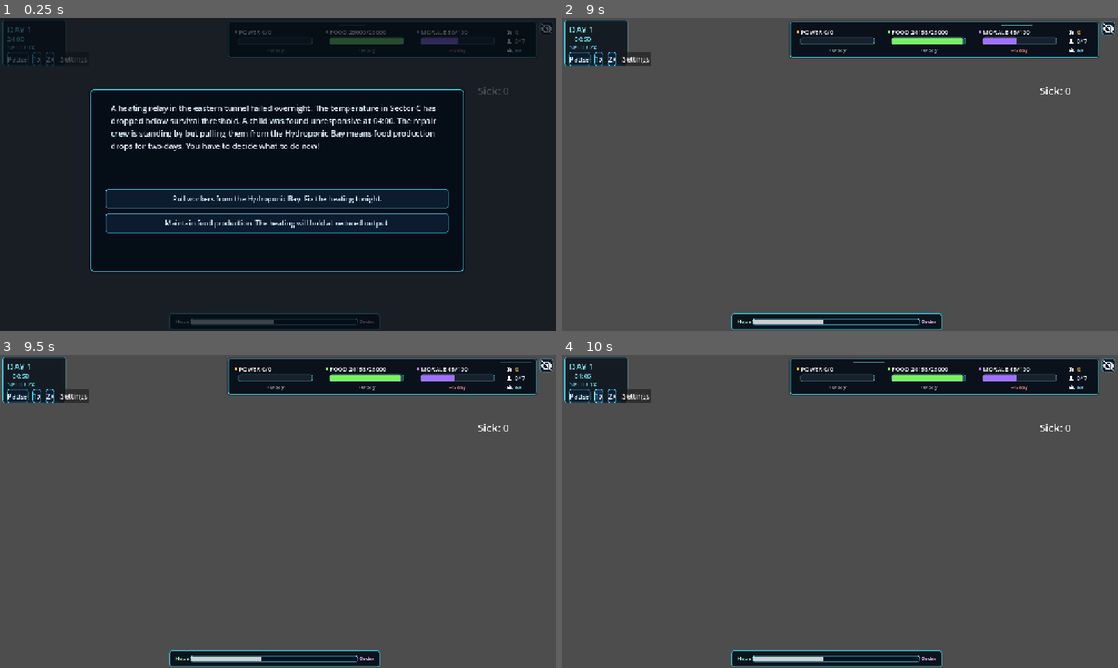
Above: before the commit, frames 1-4 (two rows, left to right).
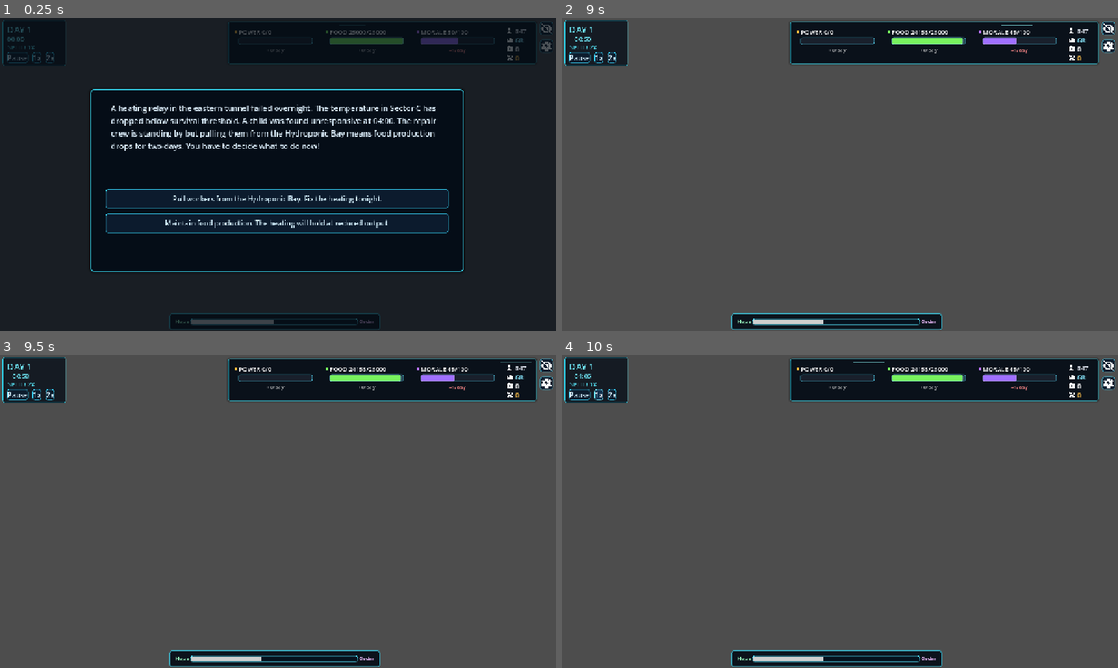
Above: after the commit, the same moments.

Repository: MLinh2407/godot-survival-city-builder-game
Game: Godot game, scene res://scenes/main/Main.tscn
Two runs of this game, one before a commit and one after it. Both use one fixed random seed, a clock stepped at 60 frames per second and the inputs below.
Inputs (mouse positions are in pixels of both pictures, inside the frame that each line leads up to; where the layout moved, square brackets give the same spot in the first picture):
- Up to frame 1 (0.25 s): no input
- Up to frame 2 (9 s): click (1106, 46) [634, 58] at 0.5 s; click "1x" at 1.25 s; click "2x" at 2 s; click (1106, 27) at 2.75 s; click "Pull workers from the Hydropo…" at 3.5 s; click "Maintain food production. The…" at 4.25 s; click "Resume" at 5 s; click "1x" at 5.75 s; click "2x" at 6.5 s; click (1106, 27) at 7.25 s; click (1106, 27) at 8 s; click "Pull workers from the Hydropo…" at 8.75 s
- Up to frame 3 (9.5 s): no input
- Up to frame 4 (10 s): click "1x" at 9.5 s

The runs differ from the first frame. In frame 1, 0.4% of the frame differs, in the area x 1-100%, y 3-25%; in frame 2, 1.9%; in frame 3, 1.9%; in frame 4, 1.9%.

Commit message:
update icons and positions for settings and sick counts

Diff:
--- a/scenes/main/Main.gd
+++ b/scenes/main/Main.gd
@@ -7,7 +7,7 @@
 @onready var btn_pause: Button = $UILayer/HUD/SpeedControls/ButtonPause
 @onready var btn_1x: Button = $UILayer/HUD/SpeedControls/Button1x
 @onready var btn_2x: Button = $UILayer/HUD/SpeedControls/Button2x
-@onready var btn_settings: Button = $UILayer/HUD/SpeedControls/ButtonSettings
+@onready var btn_settings: Button = $UILayer/HUD/ButtonSettings
 
 @onready var power_label: Label = $UILayer/HUD/PowerLabel
 @onready var food_label: Label = $UILayer/HUD/FoodLabel
@@ -88,7 +88,7 @@
 		workers_label.text = str(p.available_workers)
 	if disease_label and p:
 		var sick = p.sick_count
-		disease_label.text = "Sick: " + str(sick)
+		disease_label.text = str(sick)
 		if sick > 0:
 			disease_label.add_theme_color_override("font_color", GameConstants.UI_COLOR_WARNING)
 		else:
--- a/scenes/main/Main.tscn
+++ b/scenes/main/Main.tscn
@@ -9,6 +9,7 @@
 [ext_resource type="PackedScene" uid="uid://c4ttffvcgfdw" path="res://scenes/buildings/ShelterBlock.tscn" id="4_sjxhf"]
 [ext_resource type="Texture2D" uid="uid://iejjxic1l3mr" path="res://assets/environment/floor_tile.png" id="5_floor_tile"]
 [ext_resource type="Script" uid="uid://ccfrj1sg68ekk" path="res://scripts/systems/BuildingSystem.gd" id="6_1rhdn"]
+[ext_resource type="Texture2D" uid="uid://blrgj6k5l8oud" path="res://assets/ui/hud/icons/settings_button.png" id="6_roob6"]
 [ext_resource type="Texture2D" uid="uid://bu1p3ai2qv2nf" path="res://assets/ui/hud/icons/tool_white.png" id="7_tool_icon"]
 [ext_resource type="PackedScene" uid="uid://8u8xvfxote8f" path="res://scenes/buildings/GeothermalTap.tscn" id="8_tck0d"]
 [ext_resource type="Texture2D" uid="uid://dfmqpxnrf0i71" path="res://assets/ui/hud/icons/user_white.png" id="8_user_icon"]
@@ -16,6 +17,7 @@
 [ext_resource type="PackedScene" uid="uid://dkhketv733v7" path="res://scenes/buildings/RationStore.tscn" id="9_u8lgh"]
 [ext_resource type="Texture2D" uid="uid://3a8oy4vmjy8o" path="res://assets/ui/hud/icons/hide_ui.png" id="10_hide_ui_icon"]
 [ext_resource type="PackedScene" uid="uid://bqbl06b8lenji" path="res://scenes/buildings/WaterRecycler.tscn" id="10_hjnkw"]
+[ext_resource type="Texture2D" uid="uid://d1ksloq81owmi" path="res://assets/ui/hud/icons/sick.png" id="11_enl7a"]
 [ext_resource type="PackedScene" uid="uid://clui1cyr5pahv" path="res://scenes/buildings/MedClinic.tscn" id="11_rikml"]
 [ext_resource type="Texture2D" uid="uid://b6glapr4i075r" path="res://assets/ui/hud/icons/show_ui.png" id="11_show_ui_icon"]
 [ext_resource type="Script" uid="uid://ch6q214f564fo" path="res://scripts/ui/TopStripToggle.gd" id="12_toggle_script"]
@@ -197,7 +199,7 @@
 offset_left = 525.0
 offset_top = 9.0
 offset_right = 1235.0
-offset_bottom = 91.0
+offset_bottom = 106.0
 theme_override_styles/panel = SubResource("StyleBoxFlat_top_strip")
 
 [node name="TopStripGlow" type="ColorRect" parent="UILayer/HUD" unique_id=1407187627]
@@ -229,7 +231,7 @@
 offset_left = 739.0
 offset_top = 21.0
 offset_right = 740.0
-offset_bottom = 88.0
+offset_bottom = 101.0
 color = Color(0.13, 0.78, 0.95, 0.32)
 
 [node name="ResourceDividerB" type="ColorRect" parent="UILayer/HUD" unique_id=1962284232]
@@ -237,7 +239,7 @@
 offset_left = 949.0
 offset_top = 22.0
 offset_right = 950.0
-offset_bottom = 87.0
+offset_bottom = 102.0
 color = Color(0.13, 0.78, 0.95, 0.32)
 
 [node name="ResourceDividerC" type="ColorRect" parent="UILayer/HUD" unique_id=1997633371]
@@ -245,7 +247,7 @@
 offset_left = 1159.0
 offset_top = 22.0
 offset_right = 1160.0
-offset_bottom = 88.0
+offset_bottom = 102.0
 color = Color(0.13, 0.78, 0.95, 0.32)
 
 [node name="TopSweepLine" type="ColorRect" parent="UILayer/HUD" unique_id=1620239451]
@@ -312,25 +314,25 @@
 
 [node name="MaterialsIcon" type="TextureRect" parent="UILayer/HUD" unique_id=1109217882]
 offset_left = 1166.0
-offset_top = 26.0
-offset_right = 1180.0
-offset_bottom = 40.0
+offset_top = 84.0
+offset_right = 1181.0
+offset_bottom = 99.0
 texture = ExtResource("7_tool_icon")
 expand_mode = 1
 
 [node name="PopulationIcon" type="TextureRect" parent="UILayer/HUD" unique_id=175063680]
 offset_left = 1165.0
-offset_top = 46.0
+offset_top = 22.0
 offset_right = 1180.0
-offset_bottom = 61.0
+offset_bottom = 37.0
 texture = ExtResource("8_user_icon")
 expand_mode = 1
 
 [node name="WorkersIcon" type="TextureRect" parent="UILayer/HUD" unique_id=616157761]
 offset_left = 1166.0
-offset_top = 67.0
-offset_right = 1180.0
-offset_bottom = 81.0
+offset_top = 43.0
+offset_right = 1181.0
+offset_bottom = 58.0
 texture = ExtResource("9_helmet_icon")
 expand_mode = 1
 
@@ -350,7 +352,7 @@
 offset_bottom = 59.0
 theme_override_colors/font_color = Color(0.45, 0.94, 1, 0.95)
 theme_override_font_sizes/font_size = 15
-text = "24:00"
+text = "00:00"
 
 [node name="SpeedLabel" type="Label" parent="UILayer/HUD" unique_id=987654327]
 offset_left = 17.0
@@ -393,9 +395,18 @@
 theme_override_styles/hover = SubResource("StyleBoxFlat_button_hover")
 text = "2x"
 
-[node name="ButtonSettings" type="Button" parent="UILayer/HUD/SpeedControls" unique_id=987654332]
-layout_mode = 2
-text = "Settings"
+[node name="ButtonSettings" type="Button" parent="UILayer/HUD" unique_id=987654332]
+offset_left = 1243.0
+offset_top = 50.0
+offset_right = 1273.0
+offset_bottom = 80.0
+theme_override_colors/font_color = Color(0.84, 0.95, 1, 1)
+theme_override_styles/normal = SubResource("StyleBoxFlat_button_normal")
+theme_override_styles/pressed = SubResource("StyleBoxFlat_button_pressed")
+theme_override_styles/hover = SubResource("StyleBoxFlat_button_hover")
+icon = ExtResource("6_roob6")
+icon_alignment = 1
+expand_icon = true
 script = ExtResource("2_nha0i")
 
 [node name="PowerLabel" type="Label" parent="UILayer/HUD" unique_id=987654323]
@@ -457,29 +468,29 @@
 
 [node name="PopulationLabel" type="Label" parent="UILayer/HUD" unique_id=1843654512]
 offset_left = 1185.0
-offset_top = 44.0
-offset_right = 1211.0
-offset_bottom = 64.0
+offset_top = 19.0
+offset_right = 1228.0
+offset_bottom = 41.0
 theme_override_colors/font_color = Color(0.88, 0.9, 0.94, 1)
-theme_override_font_sizes/font_size = 14
+theme_override_font_sizes/font_size = 15
 text = "847"
 
 [node name="WorkersLabel" type="Label" parent="UILayer/HUD" unique_id=515740172]
 offset_left = 1186.0
-offset_top = 65.0
-offset_right = 1202.0
-offset_bottom = 85.0
+offset_top = 40.0
+offset_right = 1223.0
+offset_bottom = 62.0
 theme_override_colors/font_color = Color(0.53, 0.91, 1, 0.95)
-theme_override_font_sizes/font_size = 14
+theme_override_font_sizes/font_size = 15
 text = "68"
 
 [node name="MaterialsLabel" type="Label" parent="UILayer/HUD" unique_id=1892653027]
 offset_left = 1186.0
-offset_top = 23.0
-offset_right = 1199.0
-offset_bottom = 43.0
+offset_top = 81.0
+offset_right = 1225.0
+offset_bottom = 103.0
 theme_override_colors/font_color = Color(0.99, 0.75, 0.29, 0.95)
-theme_override_font_sizes/font_size = 14
+theme_override_font_sizes/font_size = 15
 text = "0"
 
 [node name="ResourcePanelToggle" type="Node" parent="UILayer/HUD" unique_id=1234567890]
@@ -575,12 +586,20 @@
 building_system = NodePath("../../../BuildingSystem")
 
 [node name="DiseaseLabel" type="Label" parent="UILayer/HUD" unique_id=1406897139]
-offset_left = 1100.0
-offset_top = 150.0
-offset_right = 1240.0
-offset_bottom = 180.0
-theme_override_font_sizes/font_size = 24
-text = "Sick: 0"
+offset_left = 1186.0
+offset_top = 60.0
+offset_right = 1239.0
+offset_bottom = 82.0
+theme_override_font_sizes/font_size = 15
+text = "0"
+
+[node name="SickIcon" type="TextureRect" parent="UILayer/HUD" unique_id=1838582658]
+offset_left = 1166.0
+offset_top = 63.0
+offset_right = 1181.0
+offset_bottom = 78.0
+texture = ExtResource("11_enl7a")
+expand_mode = 1
 
 [node name="DialogueBox" type="Control" parent="UILayer" unique_id=1285129592]
 visible = false
@@ -647,6 +666,7 @@
 [node name="GridSystem" type="Node2D" parent="GameWorld" unique_id=1599751758 node_paths=PackedStringArray("building_container")]
 y_sort_enabled = true
 script = ExtResource("1_u1xfj")
+building_container = NodePath("../BuildingContainer")
 building_scenes = {
 "archive": ExtResource("12_vc03v"),
 "coal": ExtResource("2_dc040"),
@@ -658,7 +678,6 @@
 "shelter": ExtResource("4_sjxhf"),
 "water": ExtResource("10_hjnkw")
 }
-building_container = NodePath("../BuildingContainer")
 
 [node name="BaseGrid" type="TileMapLayer" parent="GameWorld/GridSystem" unique_id=2142693261]
 tile_set = SubResource("TileSet_dc040")
--- a/scripts/ui/TopStripToggle.gd
+++ b/scripts/ui/TopStripToggle.gd
@@ -27,6 +27,8 @@
 @onready var resource_divider_a = $"../ResourceDividerA"
 @onready var resource_divider_b = $"../ResourceDividerB"
 @onready var resource_divider_c = $"../ResourceDividerC"
+@onready var sick_icon = $"../SickIcon"
+@onready var disease_label = $"../DiseaseLabel"
 
 var is_panel_visible = true
 var panel_elements: Array
@@ -44,7 +46,8 @@
 		materials_icon, materials_label,
 		population_icon, population_label,
 		workers_icon, workers_label,
-		resource_divider_a, resource_divider_b, resource_divider_c
+		resource_divider_a, resource_divider_b, resource_divider_c,
+		sick_icon, disease_label
 	]
 
 	hide_button.pressed.connect(_on_hide_ui_pressed)
@@ -126,6 +129,8 @@
 	resource_divider_a.visible = false
 	resource_divider_b.visible = false
 	resource_divider_c.visible = false
+	sick_icon = false
+	disease_label = false
 
 func _show_resources_panel() -> void:
 	top_strip_panel.visible = true
@@ -152,3 +157,5 @@
 	resource_divider_a.visible = true
 	resource_divider_b.visible = true
 	resource_divider_c.visible = true
+	sick_icon = true
+	disease_label = true
Binary file added: assets/ui/hud/icons/settings_button.png
Not shown, added: assets/ui/hud/icons/settings_button.png.import
Binary file added: assets/ui/hud/icons/sick.png
Not shown, added: assets/ui/hud/icons/sick.png.import
